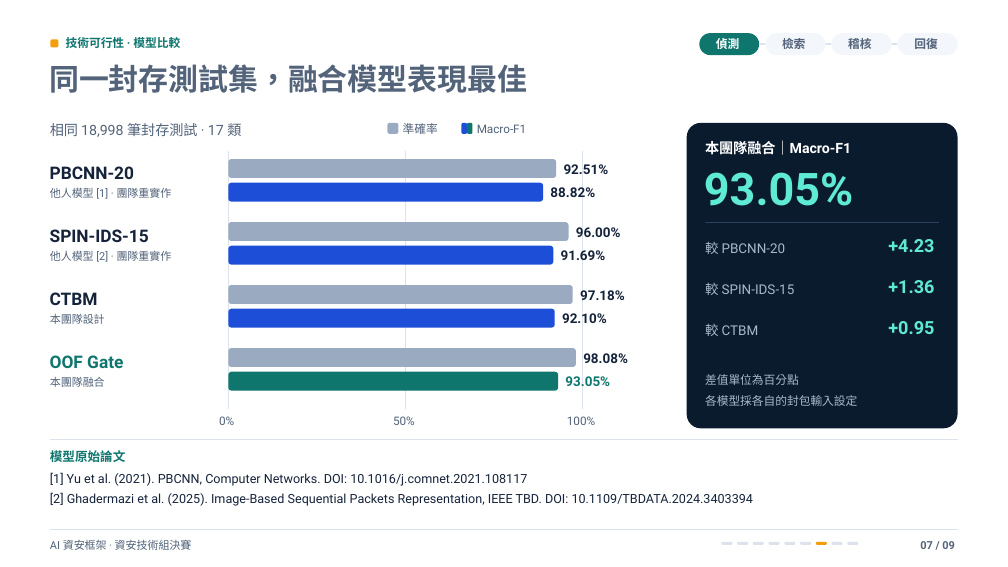
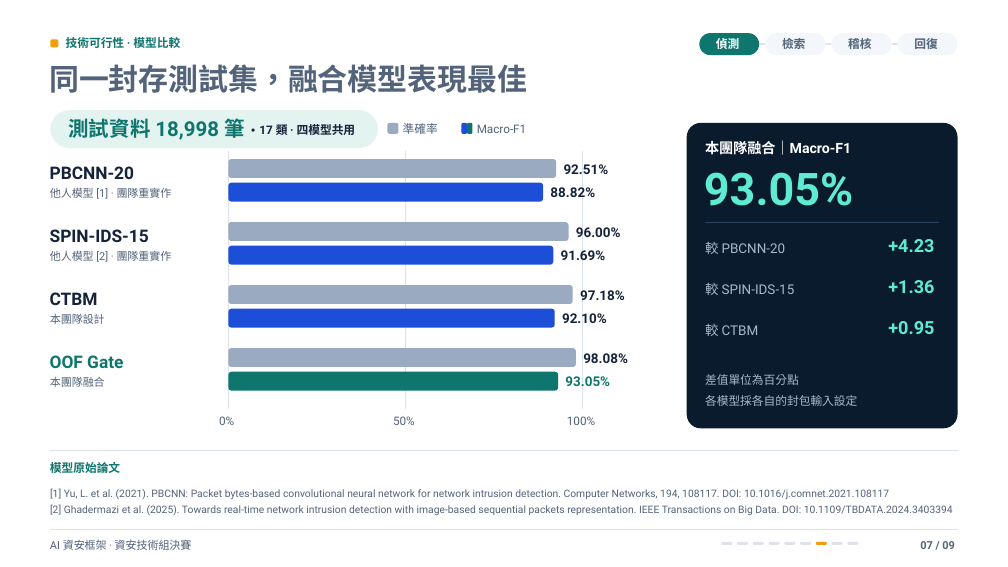
Before and after one commit to Lily09-project/innoserve-competition, a slide deck: slide 7 of deliverables/決賽簡報_AI資安框架.pptx. Drawn at 1008x567 pixels with LibreOffice and Linux fonts; fonts in the diff are those of the drawing. Boxes give left, top, right and bottom in pixels: in the first picture for what was removed or moved away, otherwise in the second. Text is boxed around its words. In the diff, an @@ line names an element or a change of style, - is before the commit and + after.

```diff
--- a/deliverables/決賽簡報_AI資安框架.pptx
+++ b/deliverables/決賽簡報_AI資安框架.pptx
@@ rounded rectangle added at <box>51,110,378,148</box>, fill #E2F3F0 @@
@@ text at <box>68,116,244,142</box>: text changed; size 13.5 to 19.5 pt; text colour #52637A to #0F766E; bold on @@
-相同 18,998 筆封存測試 · 17 類
+測試資料 18,998 筆
@@ text added at <box>259,122,356,138</box>, 11.2 pt, text #15233A, bold @@
+• 17 類 · 四模型共用
@@ text "模型原始論文": place and size @@
-text "模型原始論文" at <box>50,450,126,462</box>
+text "模型原始論文" at <box>50,460,120,476</box>
@@ text "模型原始論文" at <box>50,460,120,476</box>: size 12 to 11.2 pt @@
@@ freeform shape: place and size @@
-freeform shape at <box>51,439,958,440</box>
+freeform shape at <box>51,451,958,451</box>
@@ text at <box>50,505,953,515</box>: text changed; size 12 to 9.8 pt; text colour #15233A to #52637A @@
-[2] Ghadermazi et al. (2025). Image-Based Sequential Packets Representation, IEEE TBD. DOI: 10.1109/TBDATA.2024.3403394
+[2] Ghadermazi et al. (2025). Towards real-time network intrusion detection with image-based sequential packets representation. IEEE Transactions on Big Data. DOI: 10.1109/TBDATA.2024.3403394
@@ text at <box>50,488,889,499</box>: text changed; size 12 to 9.8 pt; text colour #15233A to #52637A @@
-[1] Yu et al. (2021). PBCNN, Computer Networks. DOI: 10.1016/j.comnet.2021.108117
+[1] Yu, L. et al. (2021). PBCNN: Packet bytes-based convolutional neural network for network intrusion detection. Computer Networks, 194, 108117. DOI: 10.1016/j.comnet.2021.108117
```
Also in this commit, not shown: 3 other slides changed, 15 other files.
